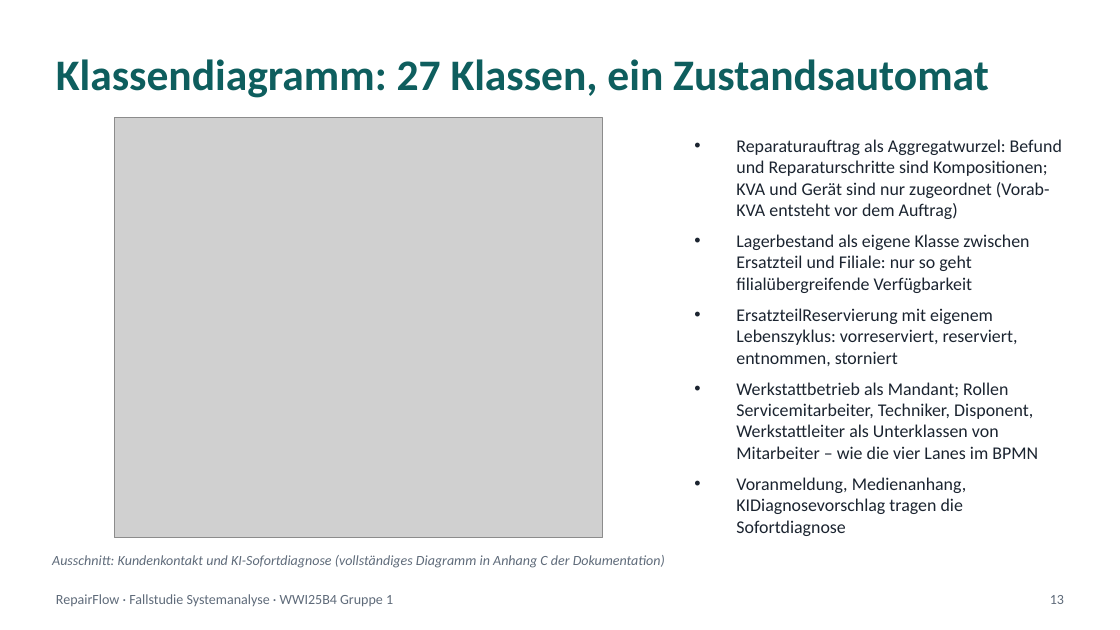
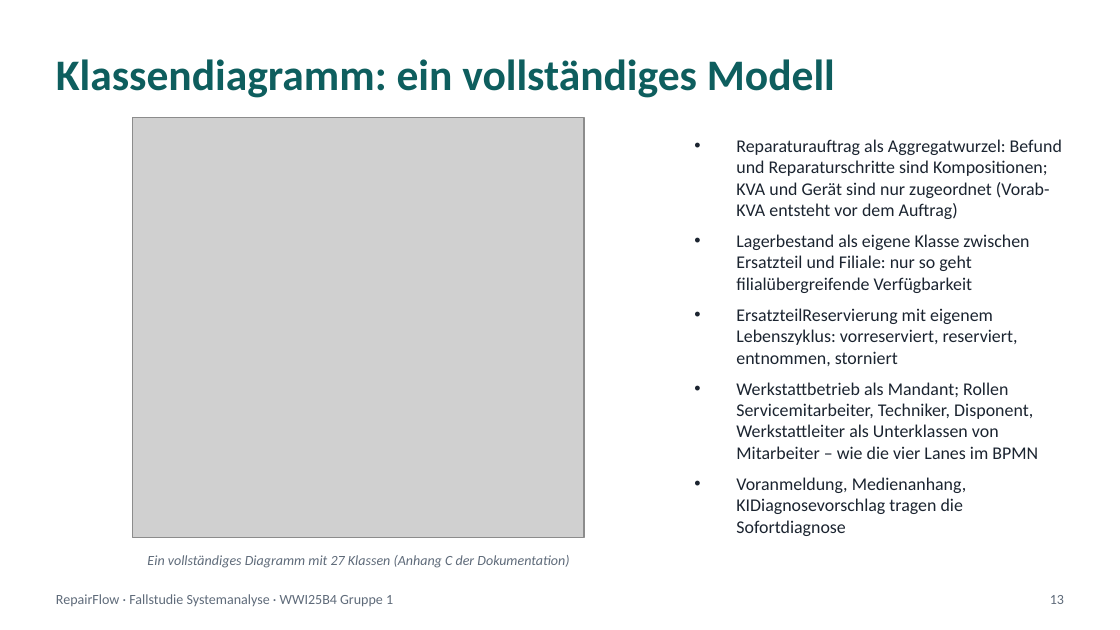
Before and after one commit to jakobschwan123-cmd/casestudy-semester-3, a slide deck: slide 13 of praesi/Abschlusspraesentation.pptx. Drawn at 1120x630 pixels with LibreOffice and Linux fonts; fonts in the diff are those of the drawing; grey boxes stand for pictures. Boxes give left, top, right and bottom in pixels: in the first picture for what was removed or moved away, otherwise in the second. Text is boxed around its words. In the diff, an @@ line names an element or a change of style, - is before the commit and + after.

```diff
--- a/praesi/Abschlusspraesentation.pptx
+++ b/praesi/Abschlusspraesentation.pptx
@@ text at (56,59,835,98): text changed @@
-Klassendiagramm: 27 Klassen, ein Zustandsautomat
+Klassendiagramm: ein vollständiges Modell
@@ picture: place and size @@
-picture at (114,118,603,538)
+picture at (132,118,584,538)
@@ text at (147,555,569,568): text changed @@
-Ausschnitt: Kundenkontakt und KI-Sofortdiagnose (vollständiges Diagramm in Anhang C der Dokumentation)
+Ein vollständiges Diagramm mit 27 Klassen (Anhang C der Dokumentation)
```
Also in this commit, not shown: 3 other slides changed, 44 other files.
